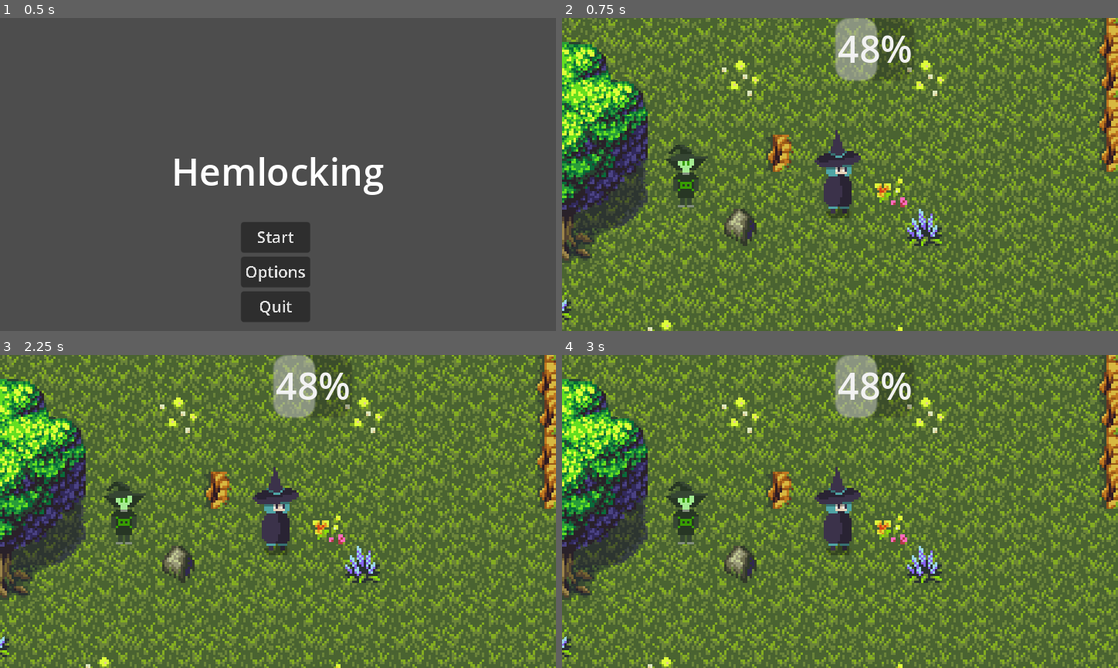
Above: before the commit, frames 1-4 (two rows, left to right).
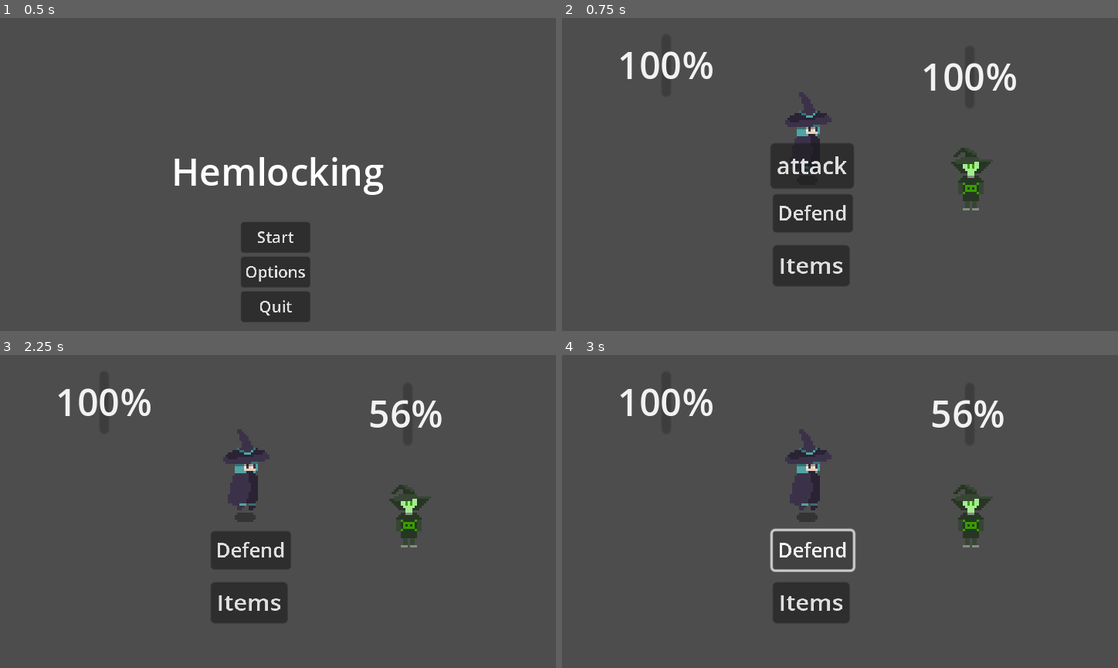
Above: after the commit, the same moments.

Repository: simeon336/Hemlocking
Game: Godot game, scene res://Scenes/main_menu.tscn
The game is run twice, just before and just after one commit, with the same random seed, the same clock (stepped at 60 frames per second) and the same inputs.
Inputs (mouse positions are in pixels of both pictures, inside the frame that each line leads up to):
- Up to frame 1 (0.5 s): no input
- Up to frame 2 (0.75 s): click "Start" at 0.5 s
- Up to frame 3 (2.25 s): click (211, 417) at 1.27 s; click (250, 502) at 2 s, where only the run after the commit has a clickable "attack"
- Up to frame 4 (3 s): click (812, 549) at 2.75 s, where only the run after the commit has a clickable "Defend"

Frame 1 is identical in both runs. In frame 2, 99% of the frame differs, in the area x 0-100%, y 0-100%; in frame 3, 100%; in frame 4, 100%.

Commit message:
Added the option to use items from pause menu

Diff:
--- a/Scenes/pause_menu.gd
+++ b/Scenes/pause_menu.gd
@@ -2,6 +2,15 @@
 
 signal resume
 signal quit
+signal potion
+signal seed
+signal stem
+@onready var resumeButton = $MarginContainer/VBoxContainer/Resume
+@onready var quitButton = $MarginContainer/VBoxContainer/Quit
+@onready var itemsButton = $MarginContainer/VBoxContainer/Items
+@onready var potionButton = $Potion
+@onready var seedButton = $Seed
+@onready var stemButton = $Stem
 
 func _on_resume_pressed():
 	emit_signal("resume")
@@ -10,3 +19,41 @@
 
 func _on_quit_pressed():
 	emit_signal("quit")
+
+
+func _on_items_pressed():
+	resumeButton.visible = false
+	quitButton.visible = false
+	potionButton.visible = true
+	seedButton.visible = true
+	stemButton.visible = true
+	itemsButton.visible = false
+
+func _on_potion_pressed():
+	emit_signal("potion")
+	resumeButton.visible = true
+	quitButton.visible = true
+	potionButton.visible = false
+	seedButton.visible = false
+	stemButton.visible = false
+	itemsButton.visible = true
+
+
+func _on_seed_pressed():
+	emit_signal("seed")
+	resumeButton.visible = true
+	quitButton.visible = true
+	potionButton.visible = false
+	seedButton.visible = false
+	stemButton.visible = false
+	itemsButton.visible = true
+
+
+func _on_stem_pressed():
+	emit_signal("stem")
+	resumeButton.visible = true
+	quitButton.visible = true
+	potionButton.visible = false
+	seedButton.visible = false
+	stemButton.visible = false
+	itemsButton.visible = true
--- a/Scenes/pause_menu.tscn
+++ b/Scenes/pause_menu.tscn
@@ -23,6 +23,7 @@
 anchor_bottom = 1.0
 grow_horizontal = 2
 grow_vertical = 2
+scale = Vector2(0.577315, 0.577315)
 script = ExtResource("1_68hqx")
 
 [node name="MarginContainer" type="MarginContainer" parent="."]
@@ -42,5 +43,39 @@
 text = "Quit"
 script = SubResource("GDScript_rng58")
 
+[node name="Items" type="Button" parent="MarginContainer/VBoxContainer"]
+layout_mode = 2
+text = "Items"
+
+[node name="Potion" type="Button" parent="."]
+visible = false
+layout_mode = 0
+offset_left = 1.0
+offset_top = 2.0
+offset_right = 60.0
+offset_bottom = 33.0
+text = "Potion"
+
+[node name="Seed" type="Button" parent="."]
+visible = false
+layout_mode = 0
+offset_left = 1.0
+offset_top = 35.0
+offset_right = 47.0
+offset_bottom = 66.0
+text = "Seed"
+
+[node name="Stem" type="Button" parent="."]
+visible = false
+layout_mode = 0
+offset_top = 70.0
+offset_right = 48.0
+offset_bottom = 101.0
+text = "Stem"
+
 [connection signal="pressed" from="MarginContainer/VBoxContainer/Resume" to="." method="_on_resume_pressed"]
 [connection signal="pressed" from="MarginContainer/VBoxContainer/Quit" to="." method="_on_quit_pressed"]
+[connection signal="pressed" from="MarginContainer/VBoxContainer/Items" to="." method="_on_items_pressed"]
+[connection signal="pressed" from="Potion" to="." method="_on_potion_pressed"]
+[connection signal="pressed" from="Seed" to="." method="_on_seed_pressed"]
+[connection signal="pressed" from="Stem" to="." method="_on_stem_pressed"]
--- a/Scenes/player.gd
+++ b/Scenes/player.gd
@@ -19,6 +19,7 @@
 
 # Called every frame
 func _process(delta):
+	save_game()
 	if(hp <= 0):
 		get_tree().change_scene_to_file("res://Scenes/game_over.tscn")
 
@@ -65,7 +66,7 @@
 func eat_datura():
 	hasDatura = false
 	attack += 5
-	save_game()
+
 
 # Handle damage to the player
 func take_damage(damage: int):
@@ -73,7 +74,6 @@
 	hp -= final_damage
 	print("Player took damage:", final_damage)
 	print_stats()
-	save_game()
 	health_changed.emit(max_hp, hp)
 
 	if hp <= 0:
@@ -83,12 +83,11 @@
 # Handle healing the player
 func heal(amount: int):
 	hp = min(hp + amount, max_hp)
+	emit_signal("health_changed")
 	save_game()
-	emit_signal("health_changed")
 
 func eat_seed(amount: int):
 	defense = defense + amount
-	save_game()
 # Function to print health
 func print_stats():
 	print("Hp: ", hp, "/", max_hp)
@@ -100,6 +99,7 @@
 	heal(20)
 
 func save():
+	var position_array = [position.x, position.y]
 	var save_data = {
 		"max_hp": max_hp,
 		"hp": hp,
@@ -107,9 +107,12 @@
 		"attack": attack,
 		"hasDatura": hasDatura,
 		"is_in_combat": is_in_combat,
-		"toxicity": toxicity
+		"toxicity": toxicity,
+		"position": position_array  # Convert Vector2 to array
 	}
 	return save_data
+
+
 
 func save_game():
 	var save_game = FileAccess.open("res://Scenes/savegame.json", FileAccess.WRITE)
@@ -120,23 +123,25 @@
 
 func load_game():
 	if not FileAccess.file_exists("res://Scenes/savegame.json"):
-		return # Error! We don't have a save to load.
-	get_node(".").print_stats()
+		return  # Error! We don't have a save to load.
+
 	var save_game = FileAccess.open("res://Scenes/savegame.json", FileAccess.READ)
+
 	while save_game.get_position() < save_game.get_length():
 		var json_string = save_game.get_line()
-
-		# Creates the helper class to interact with JSON
 		var json = JSON.new()
 
-		# Check if there is any error while parsing the JSON string, skip in case of failure
 		var parse_result = json.parse(json_string)
 		if not parse_result == OK:
 			print("JSON Parse Error: ", json.get_error_message(), " in ", json_string, " at line ", json.get_error_line())
 			continue
 
-		# Get the data from the JSON object
 		var node_data = json.get_data()
+
+		# Update position if it exists in the saved data
+		if "position" in node_data:
+			var position_array = node_data["position"]
+			position = Vector2(position_array[0], position_array[1])  # Convert array to Vector2
 
 		player.max_hp = node_data["max_hp"]
 		player.hp = node_data["hp"]
@@ -145,4 +150,6 @@
 		player.hasDatura = node_data["hasDatura"]
 		player.is_in_combat = node_data["is_in_combat"]
 		player.toxicity = node_data["toxicity"]
-		# Firstly, we need to create the object and add it to the tree and set its position.
+
+		player.print_stats()
+		save_game.close()
--- a/Scenes/savegame.json
+++ b/Scenes/savegame.json
@@ -1 +1 @@
-{"attack":20,"defense":0,"hasDatura":false,"hp":50,"is_in_combat":false,"max_hp":103,"toxicity":0}
+{"attack":30,"defense":25,"hasDatura":false,"hp":103,"is_in_combat":false,"max_hp":103,"position":[106.481056213379,52.8814430236816],"toxicity":20.16}
--- a/Scenes/world.gd
+++ b/Scenes/world.gd
@@ -2,20 +2,30 @@
 
 @onready var pause_menu = $Player/Camera2D/PauseMenu
 @onready var enemy = $Enemy
+@onready var player = $Player
 
 # Called when the node enters the scene tree for the first time.
 func _ready():
 	pause_menu.resume.connect(_on_resume_pressed)
 	pause_menu.quit.connect(_on_quit_pressed)
 	enemy.enemy_died.connect(_corspe_disposal)
-
-
+	pause_menu.potion.connect(_on_potion_pressed)
+	pause_menu.seed.connect(_on_seed_pressed)
+	pause_menu.stem.connect(_on_stem_pressed)
 # Called every frame. 'delta' is the elapsed time since the previous frame.
 func _process(delta):
 	if Input.is_action_just_pressed("pause"):
 		set_is_paused(true)
 
+func _on_potion_pressed():
+	player.heal(50)
+	player.print_stats()
 
+func _on_seed_pressed():
+	player.eat_seed(5)
+
+func _on_stem_pressed():
+	player.eat_stem()
 func set_is_paused(is_paused: bool):
 	print("pause")
 	if is_paused:
--- a/Scripts/ProgressBar.gd
+++ b/Scripts/ProgressBar.gd
@@ -14,7 +14,7 @@
 
 # Called every frame. 'delta' is the elapsed time since the previous frame.
 func _process(delta):
-	pass
+	load_game()
 
 func load_game():
 	if not FileAccess.file_exists("res://Scenes/savegame.json"):
